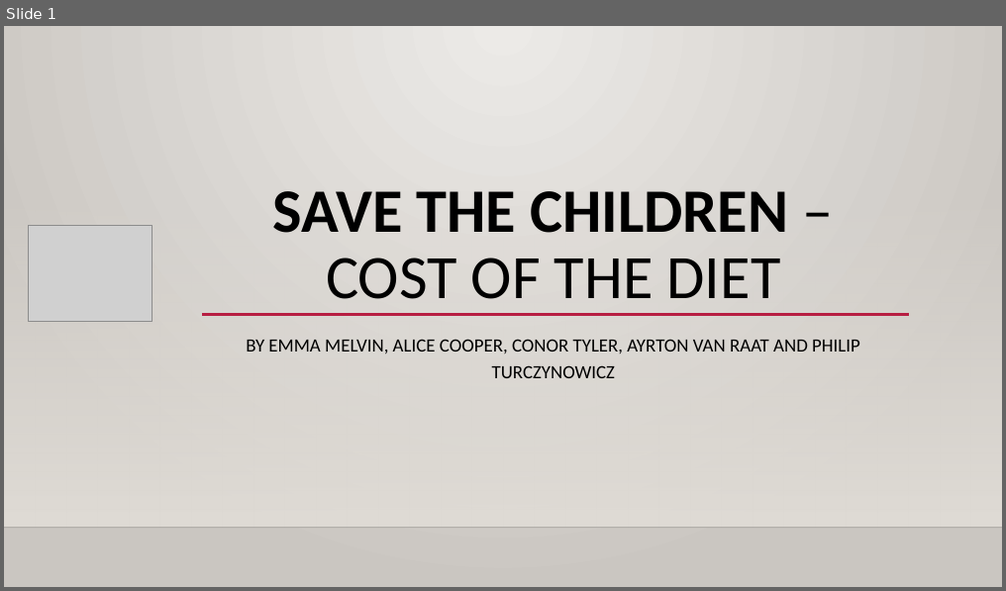
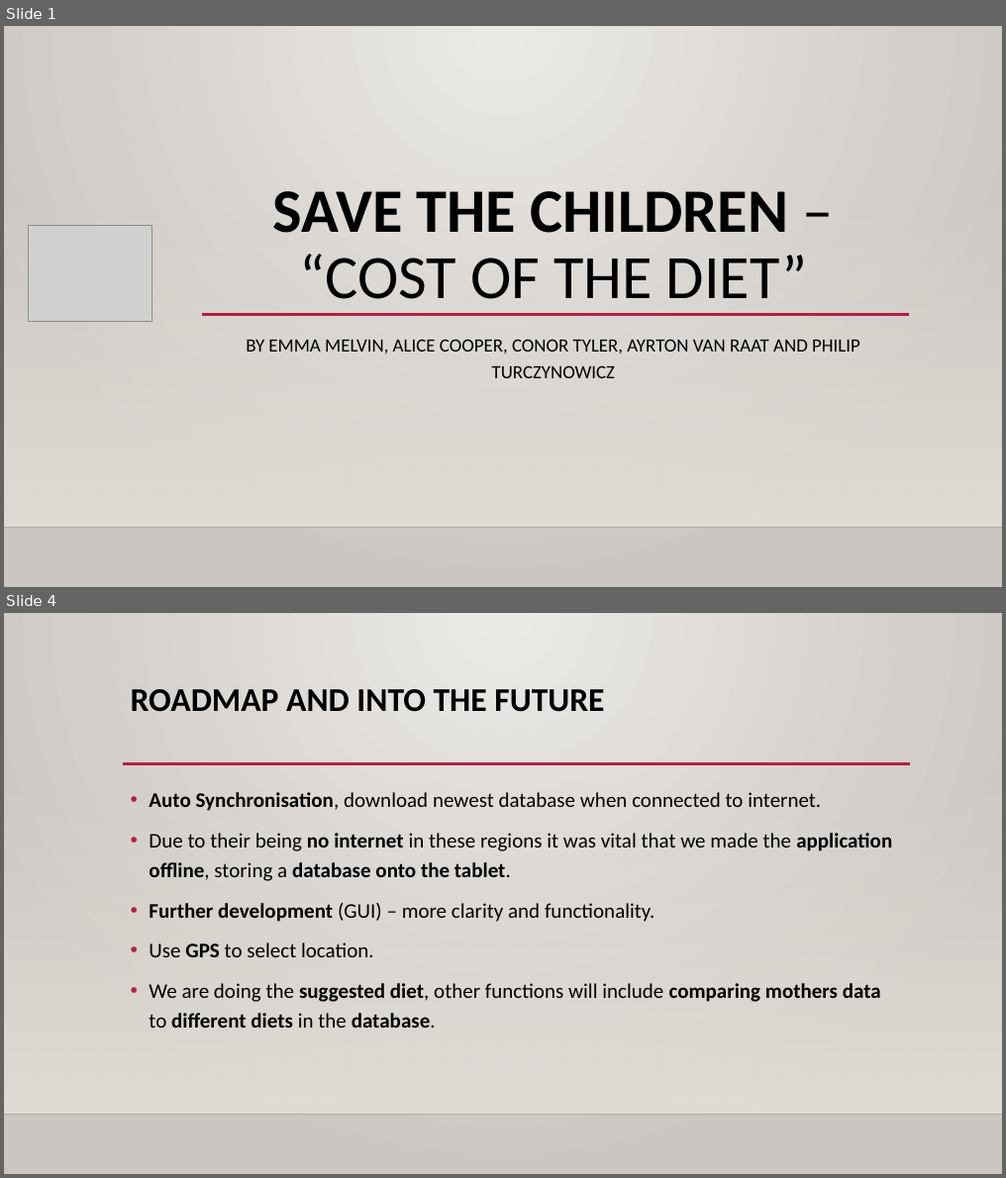
Before and after one commit to bournemouth2016/team-5, a slide deck: assets/Save the children – cost of the diet.pptx. Shown one above the other, each under a label of ours: slide 1 before the commit, slides 1 and 4 after it; the slides between them are not shown. The pictures are 1006x591 and 1006x1178 pixels, drawn with LibreOffice and Linux fonts; fonts in the diff are those of the drawing; grey boxes stand for pictures; background and template pictures are left out. Boxes give left, top, right and bottom in pixels: in the first picture for what was removed or moved away, otherwise in the second. Text is boxed around its words. In the diff, an @@ line names an element or a change of style, - is before the commit and + after.

```diff
--- a/assets/Save the children – cost of the diet.pptx
+++ b/assets/Save the children – cost of the diet.pptx
@@ slide 4 added at box(4, 613, 1002, 1174), background gradient #ECEAE7 to #CAC7C1; not listed: 2 template elements that a slide beside it also shows @@
@@ title added at box(131, 689, 604, 712), 32 pt, text #000000, bold @@
+ROADMAP AND INTO THE FUTURE
@@ line added from (123, 764) to (910, 764), #B71E42 2.5 pt @@
@@ text added at box(149, 792, 892, 1028), 20 pt, text #000000 @@
+• Auto Synchronisation, download newest database when connected to internet.
+• Due to their being no internet in these regions it was vital that we made the application offline, storing a database onto the tablet.
+• Further development (GUI) – more clarity and functionality.
+• Use GPS to select location.
+• We are doing the suggested diet, other functions will include comparing mothers data to different diets in the database.
@@ slide 1 changed as well @@
@@ title at box(273, 191, 807, 299): text changed; bold off @@
-SAVE THE CHILDREN – COST OF THE DIET
+SAVE THE CHILDREN – “COST OF THE DIET”
```
Also in this commit, not shown: 2 other slides changed, 1 other slide added, 1 slide removed.
